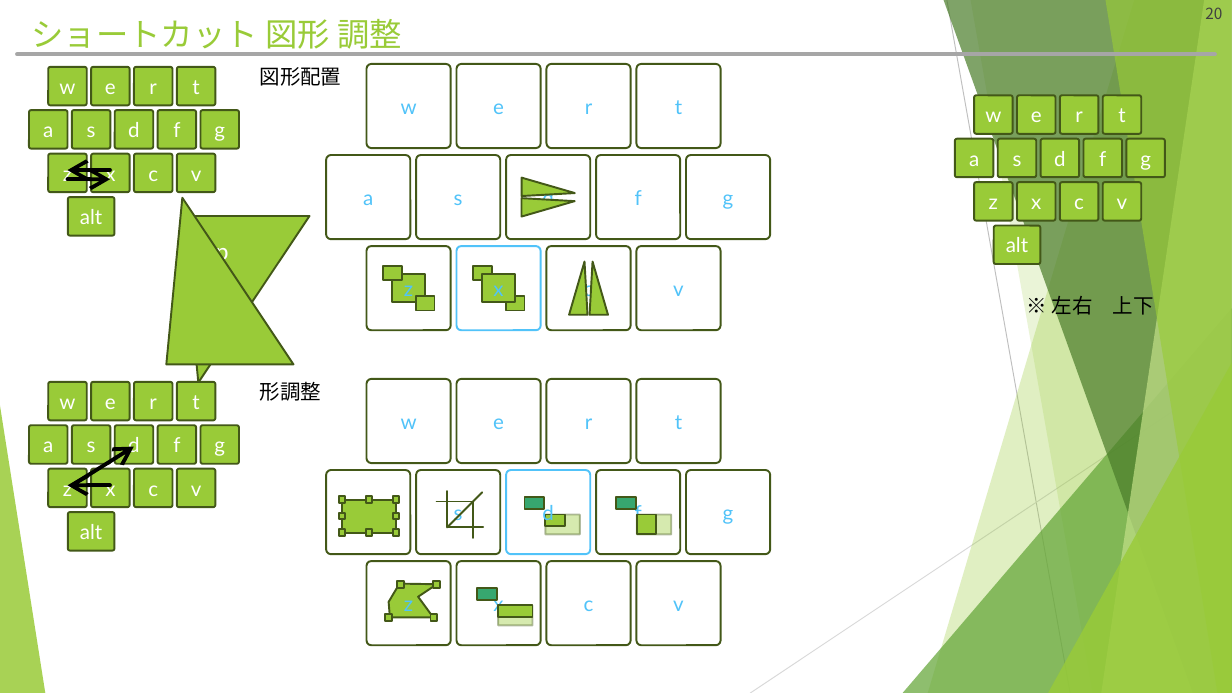
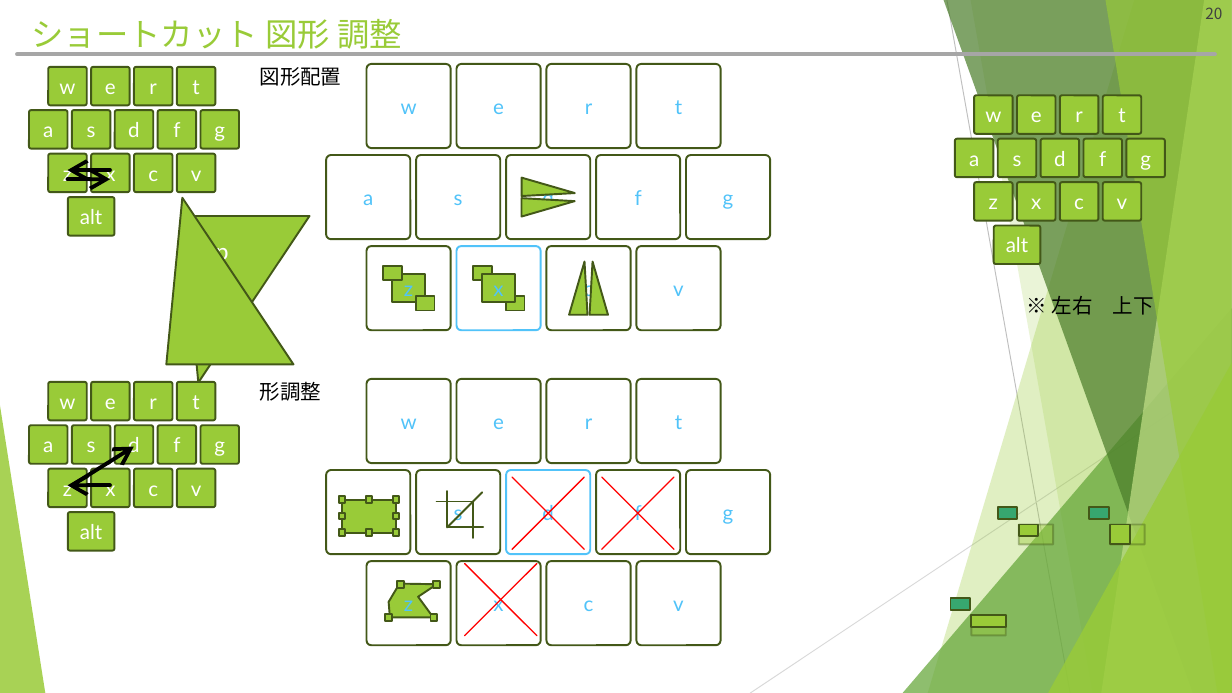
Before and after one commit to hitsuji-ga-u/pawapo, a slide deck: slide 20 of slide/customUI_debug.pptm. Drawn at 1232x693 pixels with LibreOffice and Linux fonts; fonts in the diff are those of the drawing. Boxes give left, top, right and bottom in pixels: in the first picture for what was removed or moved away, otherwise in the second. Text is boxed around its words. In the diff, an @@ line names an element or a change of style, - is before the commit and + after.

```diff
--- a/slide/customUI_debug.pptm
+++ b/slide/customUI_debug.pptm
@@ line added from (512, 477) to (584, 550), #FF0000 1 pt @@
@@ line added from (512, 550) to (584, 477), #FF0000 1 pt @@
@@ line added from (602, 477) to (674, 550), #FF0000 1 pt @@
@@ line added from (602, 550) to (674, 477), #FF0000 1 pt @@
@@ 9 rectangles: place and size @@
-9 rectangles at [477,497,671,626]
+9 rectangles at [951,507,1145,636]
@@ line added from (465, 564) to (537, 636), #FF0000 1 pt @@
@@ line added from (465, 636) to (537, 564), #FF0000 1 pt @@
```
Also in this commit, not shown: 1 other slide changed, 1 other file.
